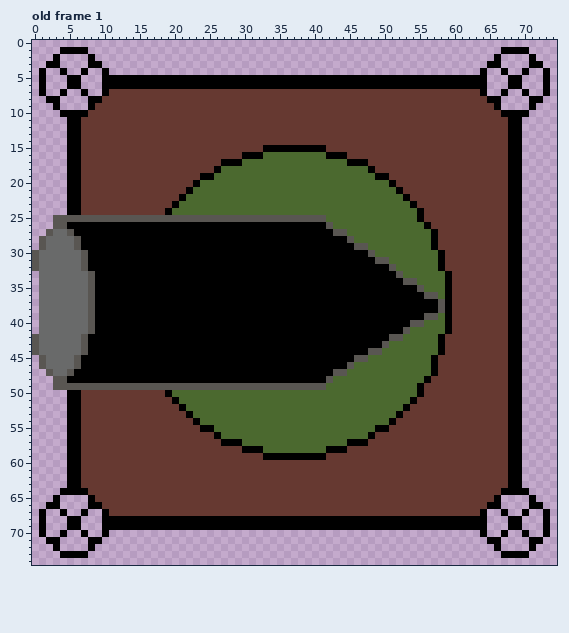
One commit to this pixel-art file: art/player2.aseprite. This is how it looked before the edit.
75x75 pixels, 1 frame. Shown: old frame 1. The commit also changed other frames, which this record leaves out.
After:
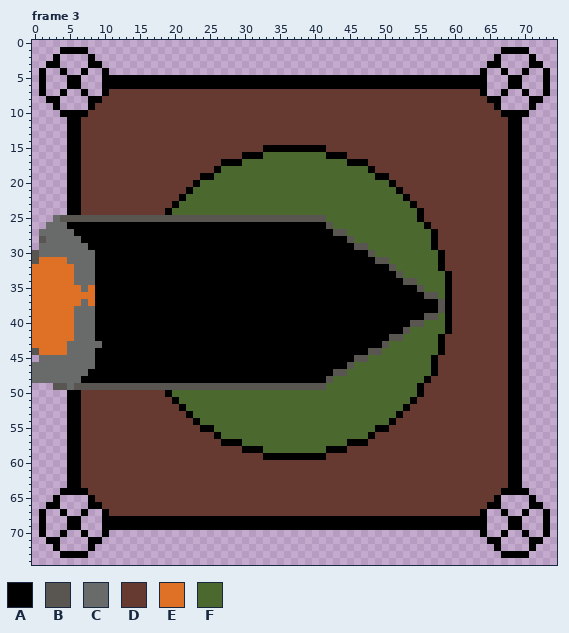
Palette (. is transparent): A #000000  B #595652  C #696a6a  D #663931  E #df7126  F #4b692f
A new or re-ordered frame is compared with the old frame closest to it.
Commit: Added player shooting animation
The edit:
frames 1 -> 6
Frame 3 is new; against old frame 1:
y 25: x 3 B -> C
y 26: x 2..4 .BB -> CCC
y 27: x 1..2 .B -> CC; x 5 B -> C
y 28: x 6 B -> C
y 29: x 1 B -> C; x 6..7 BA -> CC
y 30: x 7..8 BA -> CC
y 31: x 1..4 CCCC -> EEEE; x 7..8 BA -> CC
y 32: x 0..5 BCCCCC -> EEEEEE; x 7..8 BA -> CC
y 33..34: x 0..5 .CCCCC -> EEEEEE; x 8 B -> C
y 35: x 0..6 .CCCCCC -> EEEEEEE; x 8 B -> E
y 36: x 0..8 .CCCCCCCB -> EEEEEEEEE
y 37: x 0..6 .CCCCCC -> EEEEEEE; x 8 B -> E
y 38..41: x 0..5 .CCCCC -> EEEEEE; x 8 B -> C
y 42: x 0..5 BCCCCC -> EEEEEE; x 7..8 BA -> CC
y 43: x 0..4 BCCCC -> EEEEE; x 7..9 BAA -> CCC
y 44: x 1..4 CCCC -> EEEE; x 7..8 BA -> CC
y 45: x 1 B -> C; x 6..8 BAA -> CCC
y 46: x 0..1 .B -> CC; x 6..8 BAA -> CCC
y 47: x 0..2 ..B -> CCC; x 5..7 BAA -> CCC
y 48: x 0..6 ...BBAA -> CCCCCCC
y 49: x 5 B -> C
Pixel boxes of the changes (left, top, right, bottom) in both pictures:
changed: (32, 215, 102, 390)
